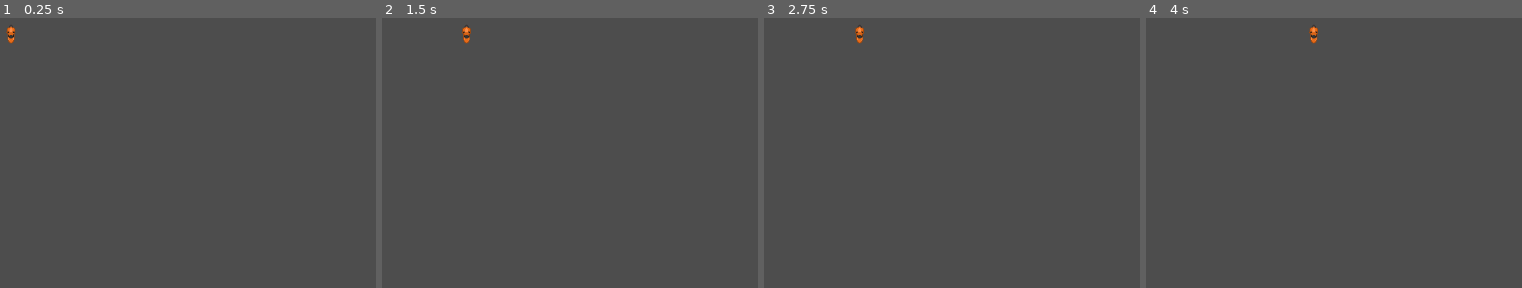
Above: before the commit, frames 1-4 (left to right).
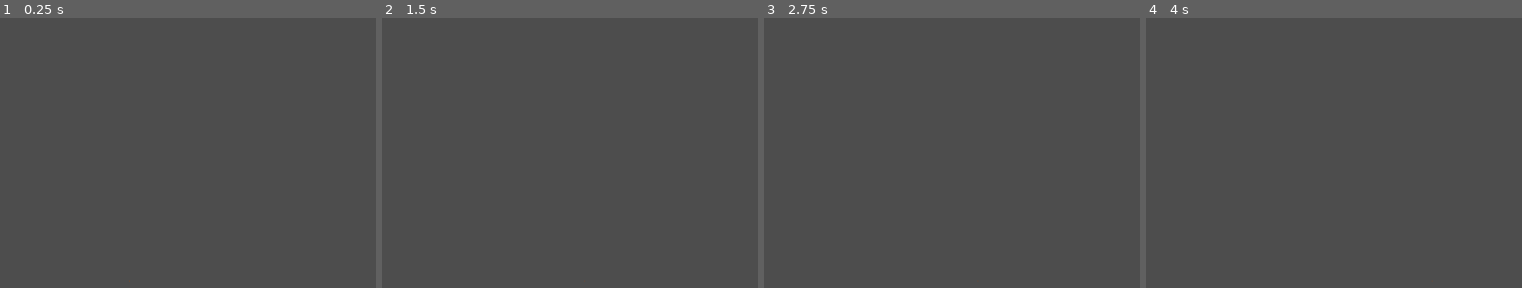
Above: after the commit, the same moments.

Repository: rylbre18/DTE-project
Game: Godot game, scene res://untitled_8_01.tscn
The game is run twice, just before and just after one commit, with the same random seed, the same clock (stepped at 60 frames per second) and the same inputs.
Inputs:
- Up to frame 1 (0.25 s): no input
- Up to frame 2 (1.5 s): tap Enter (ui_accept) at 0.5, 0.77, 1.25 s; hold D (move_right) from 0.53 s (still down)
- Up to frame 3 (2.75 s): tap Enter (ui_accept) at 1.52 s; release D (move_right) at 2.03 s; hold A (move_left) from 2.03 s (still down)
- Up to frame 4 (4 s): tap Enter (ui_accept) at 2.75, 3.02, 3.77 s; release A (move_left) at 2.78 s; hold D (move_right) from 2.78 s (still down)

The runs differ from the first frame. In frame 1, 0.1% of the frame differs, in the area x 1-35%, y 2-98%; in frame 2, 0.1%; in frame 3, 0.1%; in frame 4, 0.1%.

Commit message:
version1.7

Diff:
--- a/game.tscn
+++ b/game.tscn
@@ -1,11 +1,8 @@
 [gd_scene format=3 uid="uid://bij3sjw2ry2vj"]
 
-[ext_resource type="PackedScene" uid="uid://7hv71nunc8ig" path="res://untitled_8_01.tscn" id="1_80nbo"]
+[ext_resource type="PackedScene" uid="uid://d2k4svote5pja" path="res://player.tscn" id="1_80nbo"]
 
 [node name="game" type="Node2D" unique_id=2060108371]
 
 [node name="player" parent="." unique_id=1969379763 instance=ExtResource("1_80nbo")]
-position = Vector2(1400, 119)
-
-[node name="Camera2D" type="Camera2D" parent="player" unique_id=115197233]
-position = Vector2(-1107, 247)
+position = Vector2(165, -100)
--- a/player.tscn
+++ b/player.tscn
@@ -13,6 +13,9 @@
 shape = SubResource("CapsuleShape2D_fk3xq")
 
 [node name="Sprite2D" type="Sprite2D" parent="." unique_id=103828840]
-position = Vector2(-1059, 233)
-scale = Vector2(1.2840903, 1.2575)
+position = Vector2(373, 586.99994)
+scale = Vector2(1.5056813, 1.2575)
 texture = ExtResource("2_i3pqv")
+
+[node name="Camera2D" type="Camera2D" parent="." unique_id=1236126822]
+position = Vector2(392, 427)
--- a/project.godot
+++ b/project.godot
@@ -23,7 +23,7 @@
 
 move_left={
 "deadzone": 0.2,
-"events": [Object(InputEventKey,"resource_local_to_scene":false,"resource_name":"","device":0,"window_id":0,"alt_pressed":false,"shift_pressed":false,"ctrl_pressed":false,"meta_pressed":false,"pressed":false,"keycode":0,"physical_keycode":65,"key_label":0,"unicode":0,"location":0,"echo":false,"script":null)
+"events": [Object(InputEventKey,"resource_local_to_scene":false,"resource_name":"","device":-1,"window_id":0,"alt_pressed":false,"shift_pressed":false,"ctrl_pressed":false,"meta_pressed":false,"pressed":false,"keycode":0,"physical_keycode":65,"key_label":0,"unicode":97,"location":0,"echo":false,"script":null)
 ]
 }
 move_right={
@@ -50,3 +50,5 @@
 [rendering]
 
 textures/canvas_textures/default_texture_filter=0
+textures/layer_2=""
+textures/layer_1=""
--- a/script/player.gd
+++ b/script/player.gd
@@ -5,7 +5,7 @@
 const MAX_SPEED = 120
 
 enum {IDLE, RUN}
-var state =IDLE
+var state = IDLE
 
 var blend_position : Vector2 = Vector2.ZERO
 
--- /dev/null
+++ b/tile_map.tscn
@@ -0,0 +1,4 @@
+[gd_scene format=3 uid="uid://botgmyfwq8hqf"]
+
+[node name="TileMap" type="TileMap" unique_id=160237738]
+format = 2
--- a/untitled_8_01.tscn
+++ b/untitled_8_01.tscn
@@ -13,6 +13,6 @@
 shape = SubResource("CapsuleShape2D_fk3xq")
 
 [node name="Sprite2D" type="Sprite2D" parent="." unique_id=103828840]
-position = Vector2(65, 38)
-scale = Vector2(0.29545453, 0.27)
+position = Vector2(235.64772, 397)
+scale = Vector2(-0.006714876, 0.27)
 texture = ExtResource("1_7qjo7")
